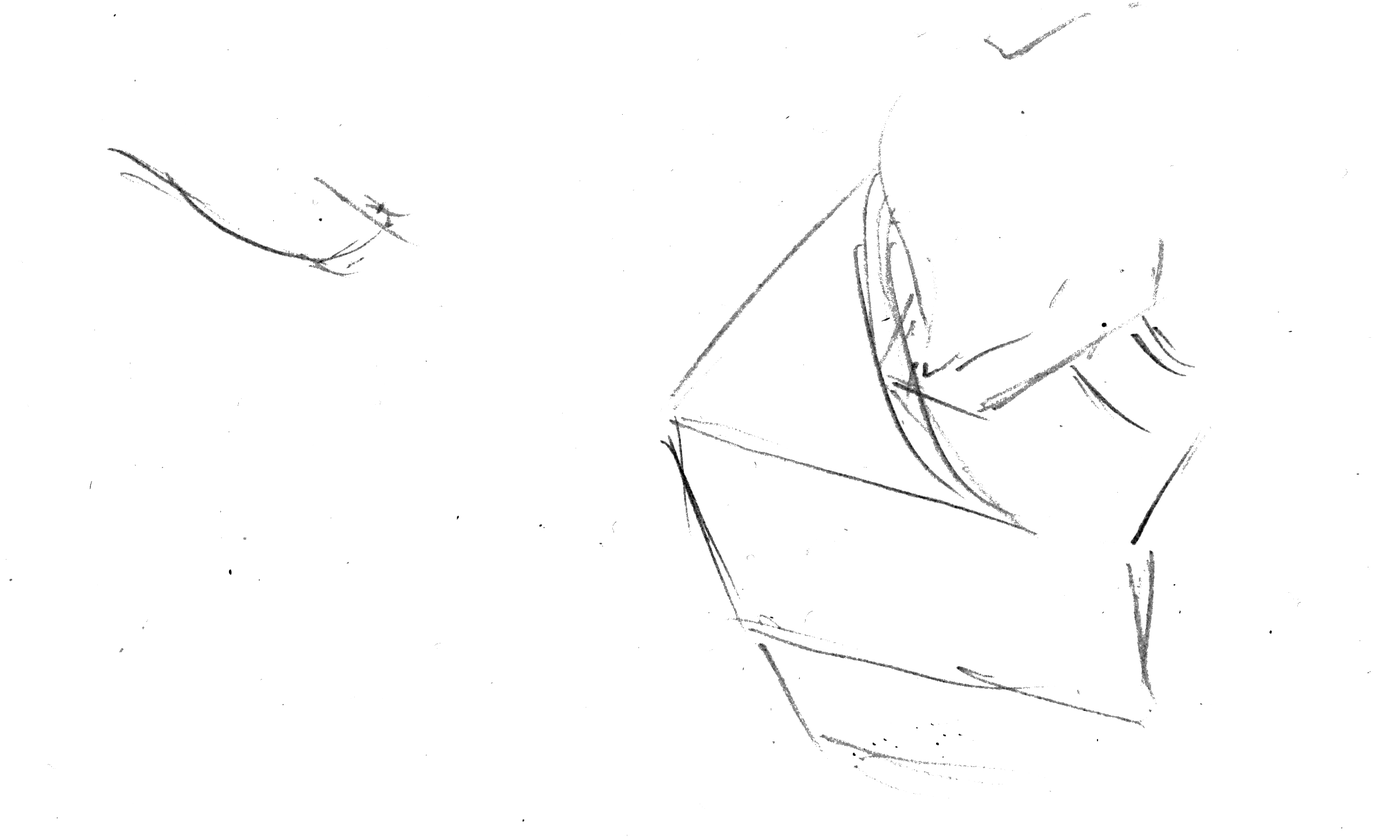
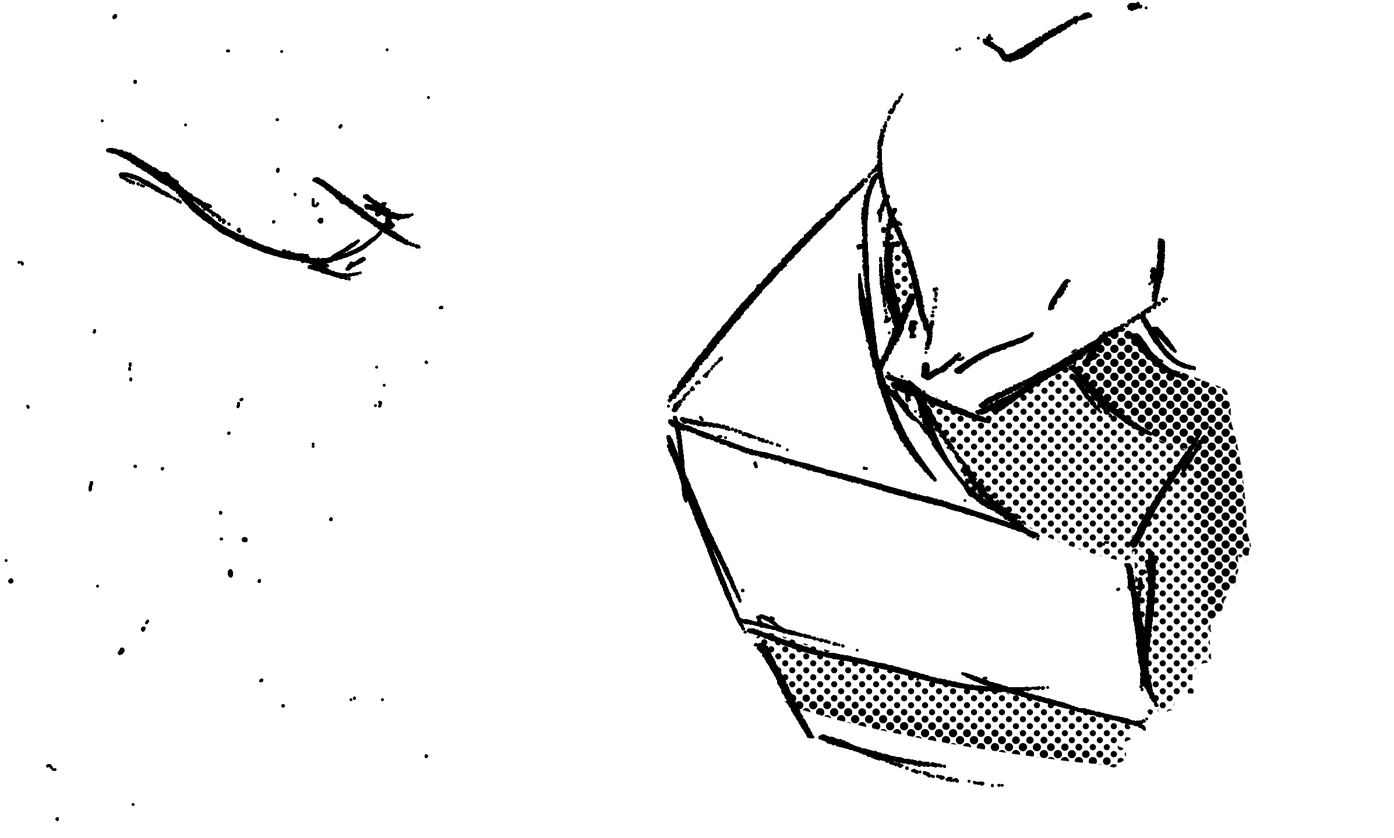
Layers edited between the first and the second 1394 x 838 image:
added layer "レイヤー 2 のコピー" (multiply) above "レイヤー 2" over bbox(754, 221, 1251, 769)
added layer "レイヤー 1" above "レイヤー 0 のコピー" over bbox(5, 2, 1211, 820)
